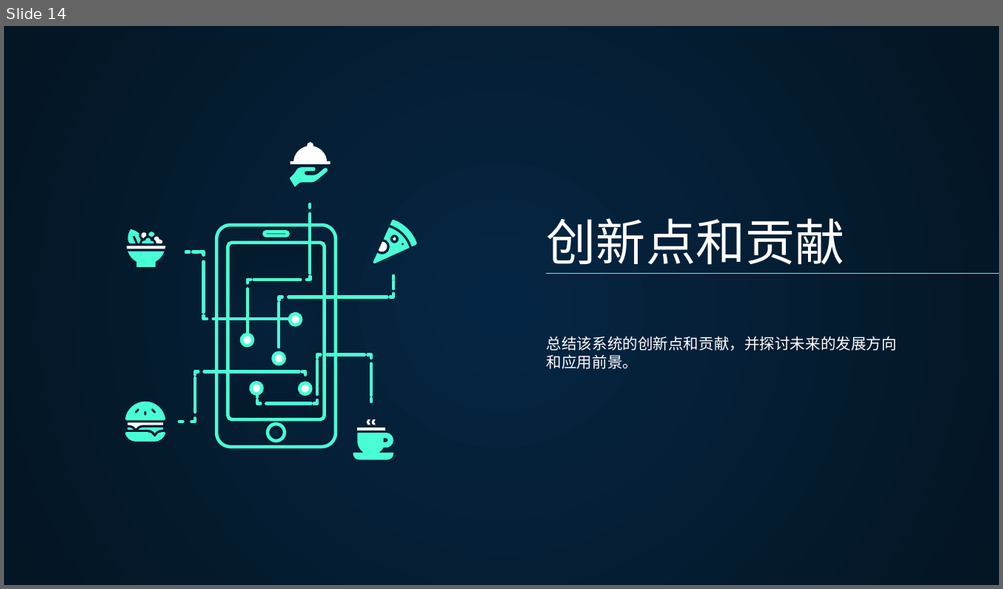
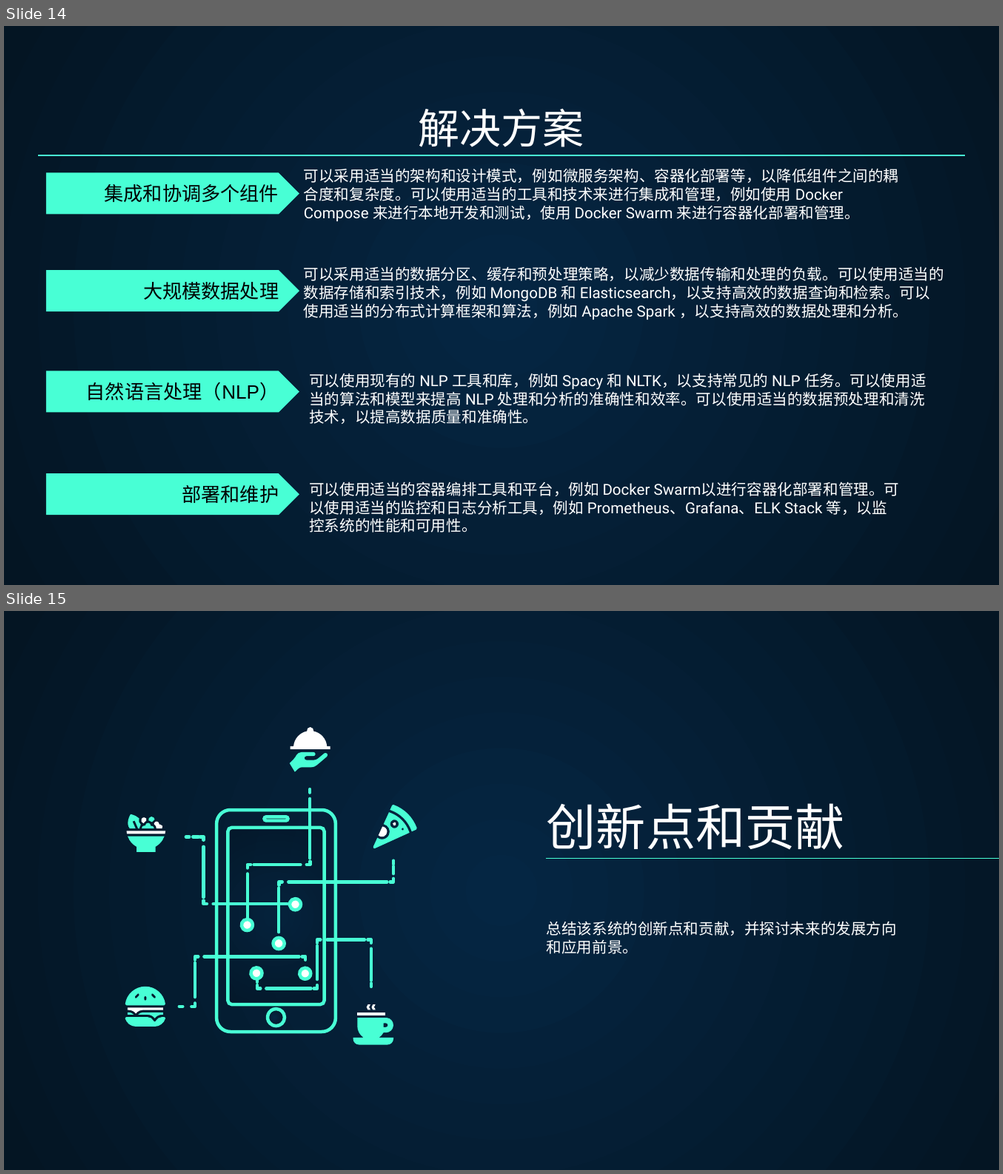
Before and after one commit to zm1060/FinalProject, a slide deck: 过程资料/开题答辩-B网络191-03-左明.pptx. Shown one above the other, each under a label of ours: slide 14 before the commit, slides 14 and 15 after it. The pictures are 1003x589 and 1003x1174 pixels, drawn with LibreOffice and Linux fonts; fonts in the diff are those of the drawing. Boxes give left, top, right and bottom in pixels: in the first picture for what was removed or moved away, otherwise in the second. Text is boxed around its words. In the diff, an @@ line names an element or a change of style, - is before the commit and + after.

```diff
--- a/过程资料/开题答辩-B网络191-03-左明.pptx
+++ b/过程资料/开题答辩-B网络191-03-左明.pptx
@@ slide 14 added at box(4, 26, 999, 585), background gradient #052643 to #041523 @@
@@ title added at box(418, 108, 584, 147), 30 pt, text #FFFFFF @@
+解决方案
@@ line added from (38, 156) to (965, 156), #48FFD5 0.75 pt @@
@@ pentagon arrow added at box(45, 173, 299, 215), fill #48FFD5, 14 pt, text #000000 @@
+集成和协调多个组件
@@ subtitle added at box(304, 168, 899, 222), 11 pt, text #FFFFFF @@
+可以采用适当的架构和设计模式，例如微服务架构、容器化部署等，以降低组件之间的耦合度和复杂度。可以使用适当的工具和技术来进行集成和管理，例如使用 Docker Compose 来进行本地开发和测试，使用 Docker Swarm 来进行容器化部署和管理。
@@ text added at box(304, 266, 944, 321), 11 pt, text #FFFFFF @@
+可以采用适当的数据分区、缓存和预处理策略，以减少数据传输和处理的负载。可以使用适当的数据存储和索引技术，例如 MongoDB 和 Elasticsearch，以支持高效的数据查询和检索。可以使用适当的分布式计算框架和算法，例如 Apache Spark ，以支持高效的数据处理和分析。
@@ pentagon arrow added at box(45, 271, 299, 312), fill #48FFD5, 14 pt, text #000000 @@
+大规模数据处理
@@ pentagon arrow added at box(45, 371, 299, 413), fill #48FFD5, 14 pt, text #000000 @@
+自然语言处理（NLP）
@@ subtitle added at box(309, 373, 926, 424), 11 pt, text #FFFFFF @@
+可以使用现有的 NLP 工具和库，例如 Spacy 和 NLTK，以支持常见的 NLP 任务。可以使用适当的算法和模型来提高 NLP 处理和分析的准确性和效率。可以使用适当的数据预处理和清洗技术，以提高数据质量和准确性。
@@ pentagon arrow added at box(45, 474, 299, 515), fill #48FFD5, 14 pt, text #000000 @@
+部署和维护
@@ subtitle added at box(309, 482, 899, 533), 11 pt, text #FFFFFF @@
+可以使用适当的容器编排工具和平台，例如 Docker Swarm以进行容器化部署和管理。可以使用适当的监控和日志分析工具，例如 Prometheus、Grafana、ELK Stack 等，以监控系统的性能和可用性。
@@ what was slide 14 is now slide 15 @@
```
Also in this commit, not shown: 9 slides changed, 4 other files.
